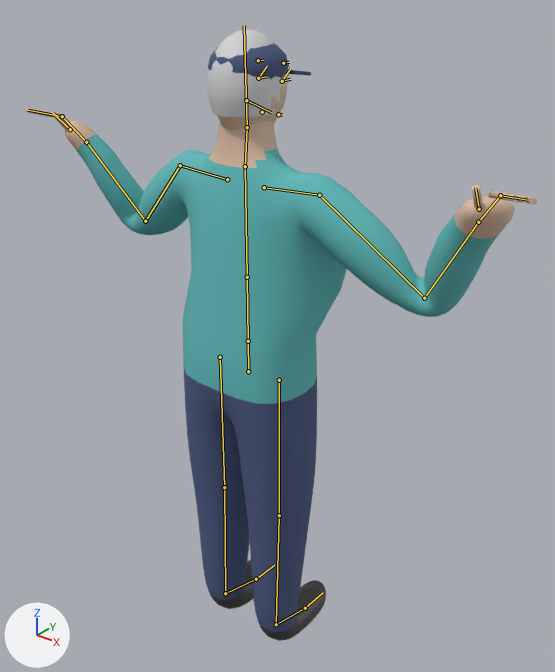
The Blender file source_art/char_driver.blend, before and after one commit.
The view is the same before and after, from a 50 mm lens placed at (1.193, -1.369, 1.914), pointed at (0.003, 0.118, 0.992). The axes (+X, +Y, +Z) are drawn at lower left. The lights are the same throughout. The first picture is the older version. Both versions are drawn at frame 0 of the action 'arms_cross'; the numbers are the values there. The bones that bend it are drawn over the model as lines.

The first picture shows 'driver_Mesh'.
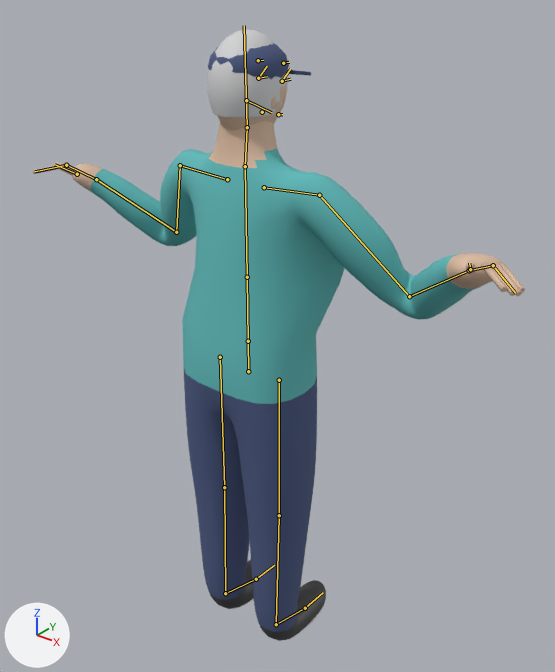
Boxes (x1, y1, x2, y2) around the edits, measured in the pictures (555 x 672 px):
```json
{"object": "driver_Mesh", "change": "posed", "before": [26, 30, 538, 641], "after": [33, 30, 525, 641]}
{"bone": "UpperArm.R", "before": "(319, 195) to (424, 298)", "after": "(319, 195) to (409, 296)"}
{"bone": "UpperArm.L", "before": "(180, 165) to (145, 221)", "after": "(180, 165) to (176, 232)"}
```

Scene script edits in JSON lines:
```json
{"block": "bone_upperarm_r", "where": "bone_upperarm_r = bpy.data.objects['Armature'].pose.bones['UpperArm.R']  # child of 'Shoulder.R'"}
{"op": "set", "path": "bone_upperarm_r.rotation_quaternion", "old": "(0.832, 0.182, 0.522, 0.048)", "new": "(0.772, 0.099, 0.598, 0.191)", "note": "degrees (42, 58, 31) -> degrees (55, 62, 63)"}
{"block": "bone_upperarm_l", "where": "bone_upperarm_l = bpy.data.objects['Armature'].pose.bones['UpperArm.L']  # child of 'Shoulder.L'"}
{"op": "set", "path": "bone_upperarm_l.rotation_quaternion", "old": "(0.832, 0.182, -0.522, -0.048)", "new": "(0.772, 0.099, -0.598, -0.191)", "note": "degrees (42, -58, -31) -> degrees (55, -62, -63)"}
```
